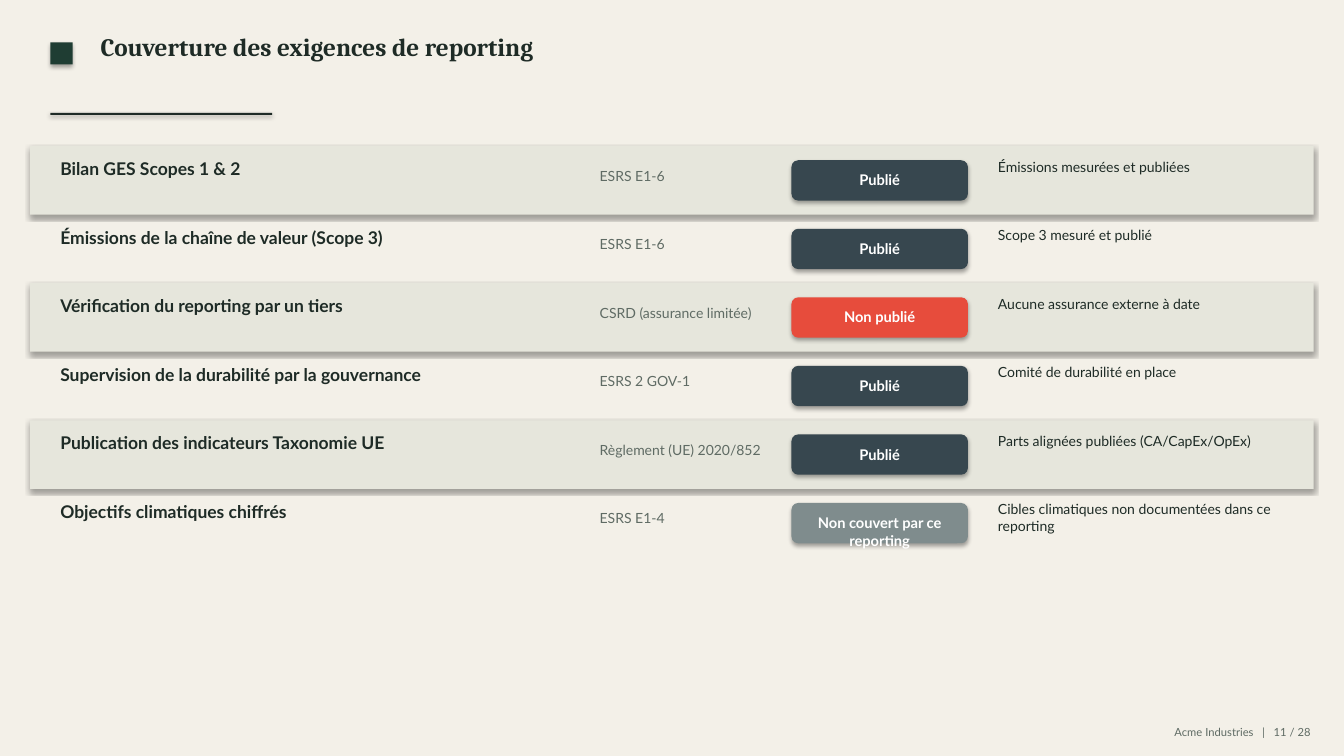
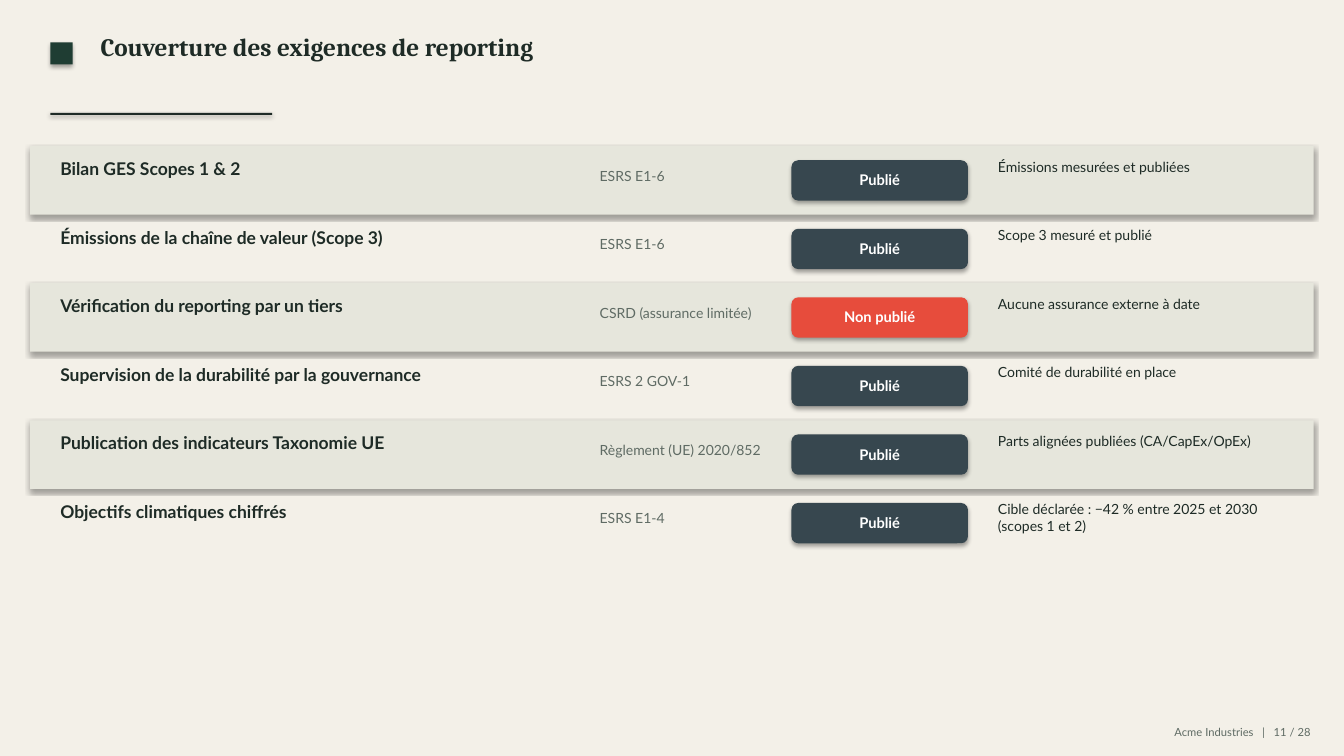
Before and after one commit to mehdiarrais-bot/Ethereal-ESG, a slide deck: slide 11 of examples/Presentation.pptx. Drawn at 1344x756 pixels with LibreOffice and Linux fonts; fonts in the diff are those of the drawing. Boxes give left, top, right and bottom in pixels: in the first picture for what was removed or moved away, otherwise in the second. Text is boxed around its words. In the diff, an @@ line names an element or a change of style, - is before the commit and + after.

```diff
--- a/examples/Presentation.pptx
+++ b/examples/Presentation.pptx
@@ rounded rectangle at bbox=[791, 503, 968, 543]: fill #7F8C8D to #37474F @@
@@ text at bbox=[998, 503, 1257, 534]: text changed @@
-Cibles climatiques non documentées dans ce reporting
+Cible déclarée : −42 % entre 2025 et 2030 (scopes 1 et 2)
@@ text at bbox=[859, 517, 900, 528]: text changed @@
-Non couvert par ce reporting
+Publié
```
Also in this commit, not shown: 35 other files.
